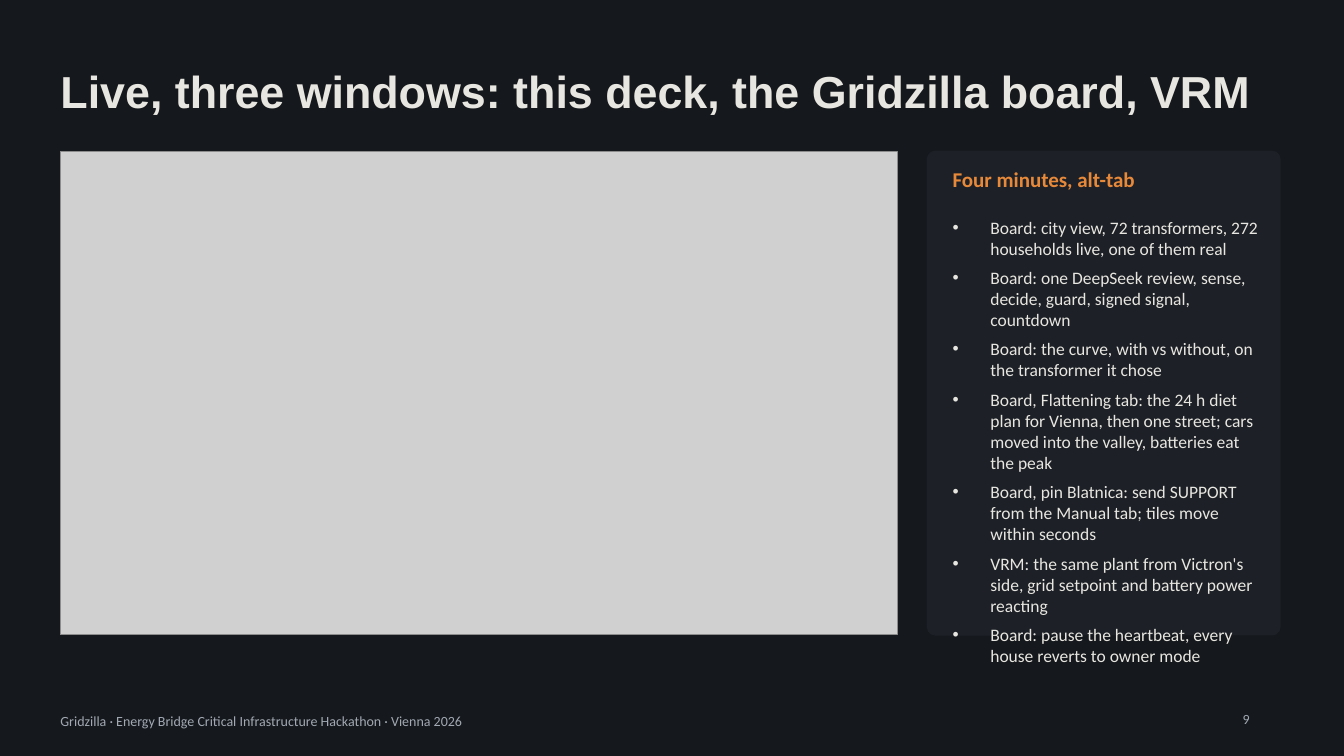
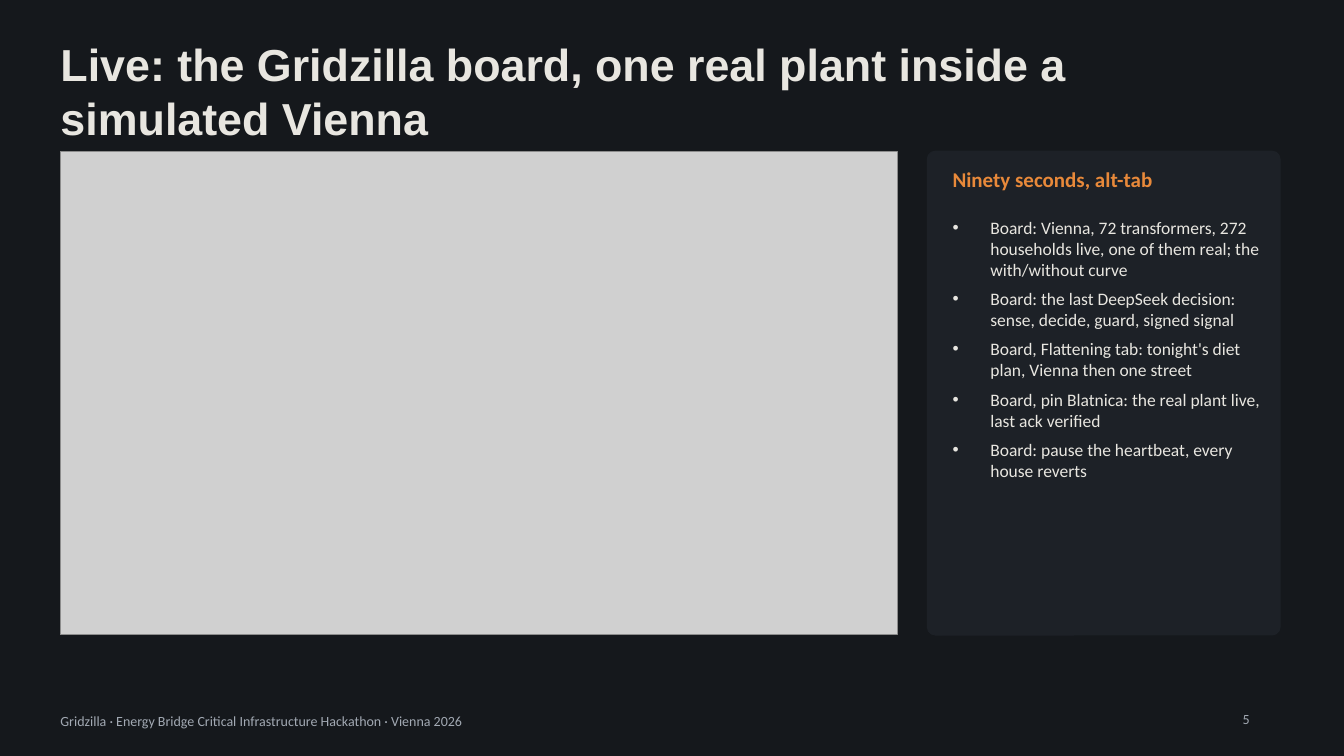
Before and after one commit to mathewstars/Gridzilla, a slide deck: slide 5 of docs/Gridzilla-pitch.pptx (slide 9 before the commit). Drawn at 1344x756 pixels with LibreOffice and Linux fonts; fonts in the diff are those of the drawing; grey boxes stand for pictures. Boxes give left, top, right and bottom in pixels: in the first picture for what was removed or moved away, otherwise in the second. Text is boxed around its words. In the diff, an @@ line names an element or a change of style, - is before the commit and + after.

```diff
--- a/docs/Gridzilla-pitch.pptx
+++ b/docs/Gridzilla-pitch.pptx
@@ title at (60,48,1065,136): text changed @@
-Live, three windows: this deck, the Gridzilla board, VRM
+Live: the Gridzilla board, one real plant inside a simulated Vienna
@@ text at (953,172,1152,191): text changed @@
-Four minutes, alt-tab
+Ninety seconds, alt-tab
@@ text at (990,222,1260,477): text changed @@
-• Board: city view, 72 transformers, 272 households live, one of them real
-• Board: one DeepSeek review, sense, decide, guard, signed signal, countdown
-• Board: the curve, with vs without, on the transformer it chose
-• Board, Flattening tab: the 24 h diet plan for Vienna, then one street; cars moved into the valley, batteries eat the peak
-• Board, pin Blatnica: send SUPPORT from the Manual tab; tiles move within seconds
-• VRM: the same plant from Victron's side, grid setpoint and battery power reacting
-• Board: pause the heartbeat, every house reverts to owner mode
+• Board: Vienna, 72 transformers, 272 households live, one of them real; the with/without curve
+• Board: the last DeepSeek decision: sense, decide, guard, signed signal
+• Board, Flattening tab: tonight's diet plan, Vienna then one street
+• Board, pin Blatnica: the real plant live, last ack verified
+• Board: pause the heartbeat, every house reverts
```
Also in this commit, not shown: 2 other files.
